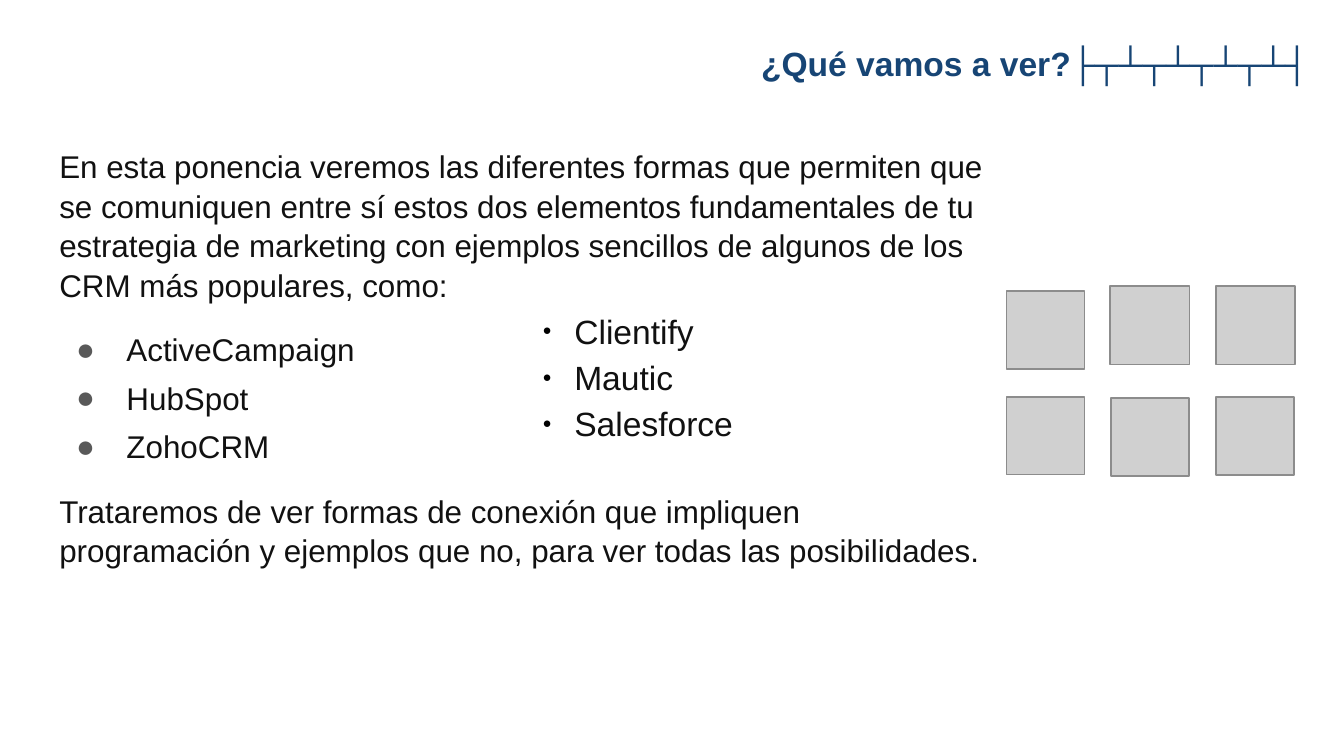
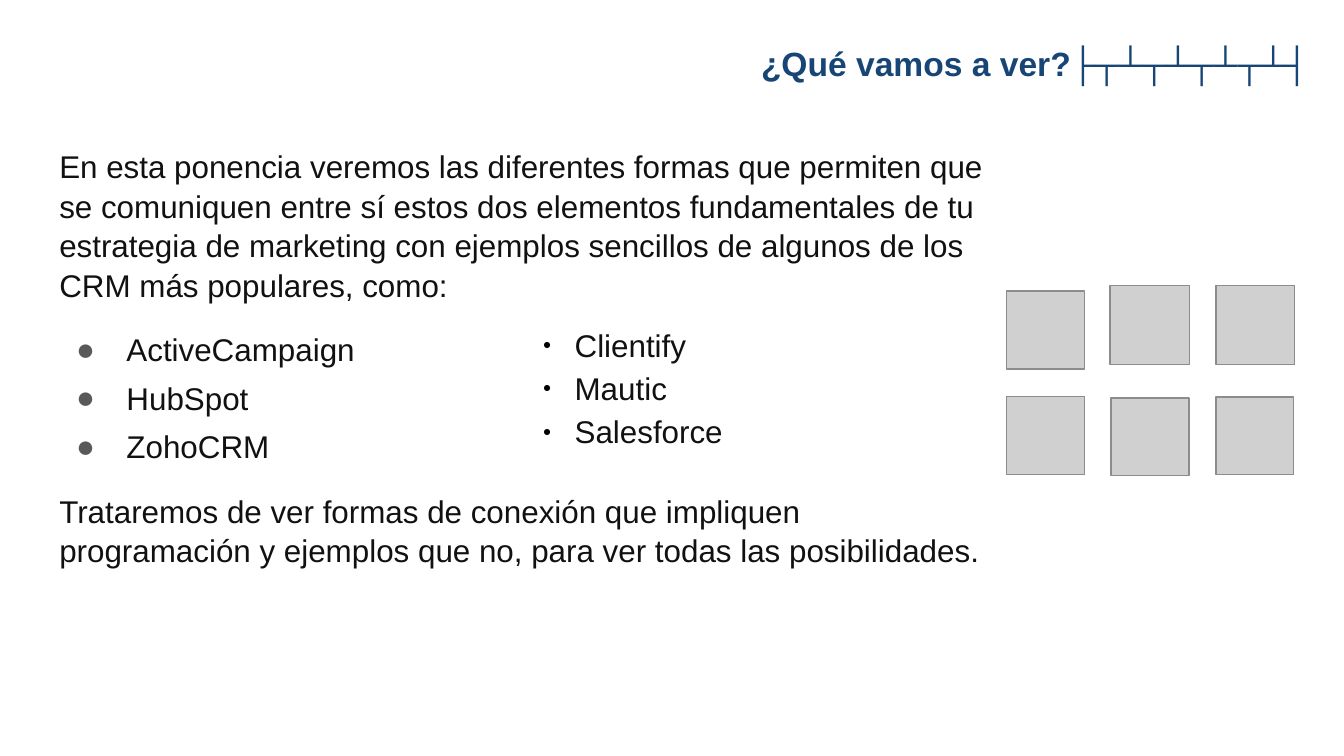
Before and after one commit to gwannon/WordCampBilbao2025, a slide deck: slide 3 of WCBIO25_Jorge-Monclus.pptx. Drawn at 1344x756 pixels with LibreOffice and Linux fonts; fonts in the diff are those of the drawing; grey boxes stand for pictures; background and template pictures are left out. Boxes give left, top, right and bottom in pixels: in the first picture for what was removed or moved away, otherwise in the second. Text is boxed around its words. In the diff, an @@ line names an element or a change of style, - is before the commit and + after.

```diff
--- a/WCBIO25_Jorge-Monclus.pptx
+++ b/WCBIO25_Jorge-Monclus.pptx
@@ text "Clientify" moved from (x1=574, y1=319, x2=733, y2=437) to (x1=575, y1=334, x2=723, y2=444) @@
@@ text "Clientify" at (x1=575, y1=334, x2=723, y2=444): size 18 to 16.8 pt @@
```
Also in this commit, not shown: 11 other slides changed, 2 other files.
